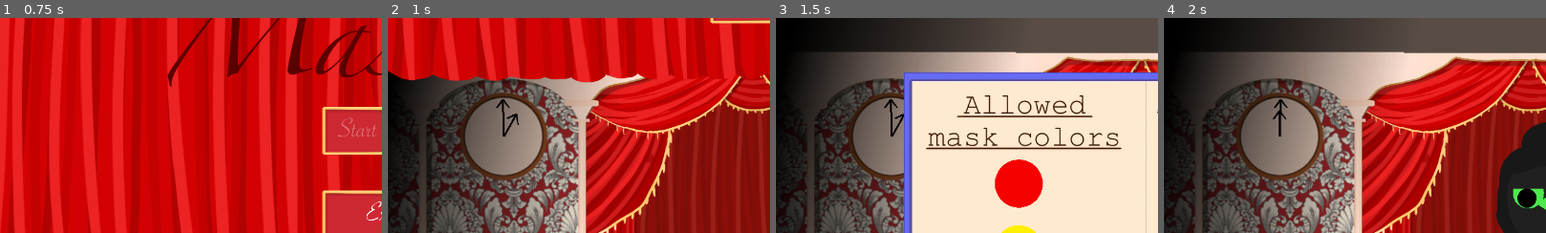
Above: before the commit, frames 1-4 (left to right).
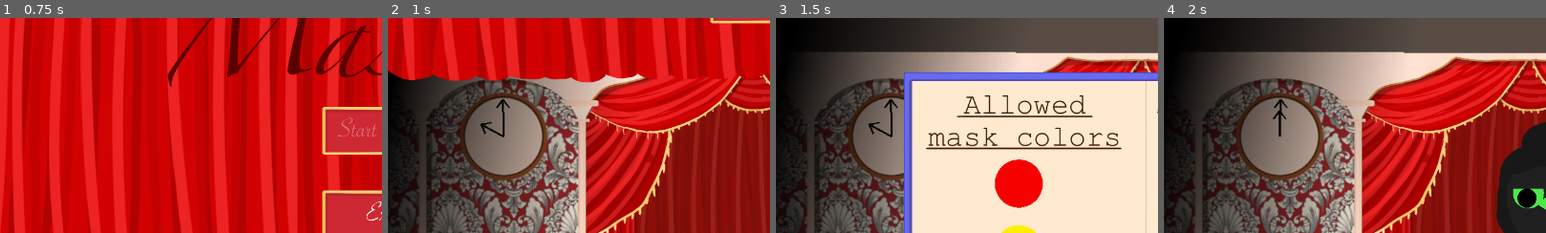
Above: after the commit, the same moments.

Repository: Cax36940/Global-Game-Jam-2026
Game: Godot game, scene res://main.tscn
The game is run twice, just before and just after one commit, with the same random seed, the same clock (stepped at 60 frames per second) and the same inputs.
Inputs (mouse positions are % of the whole screen's width and height, from its top left):
- Up to frame 1 (0.75 s): click (50, 61) at 0.5 s
- Up to frame 2 (1 s): no input
- Up to frame 3 (1.5 s): move the mouse to (30, 90) at 1.27 s; hold Right (ui_right) from 1.28 s (still down); hold Space (any) from 1.28 s (still down); click (30, 90) at 1.42 s
- Up to frame 4 (2 s): keep holding Right (ui_right); keep holding Space (any)
The pictures show only the part of the screen within x 0-50%, y 2-52%; the shares and areas given below are measured in that part.

Frame 1 is identical in both runs. In frame 2, 0.2% of the frame differs, in the area x 24-35%, y 44-56%; in frame 3, 0.2%; in frame 4, nothing differs.

Commit message:
add score

Diff:
--- a/Clock/clock.gd
+++ b/Clock/clock.gd
@@ -1,7 +1,7 @@
 extends Node2D
 
 
-const GAME_DURATION : int = 60
+const GAME_DURATION : int = 600
 
 # Called when the node enters the scene tree for the first time.
 func _ready() -> void:
--- a/GUI/GameOver/game_over.gd
+++ b/GUI/GameOver/game_over.gd
@@ -1,4 +1,10 @@
 extends MenuScreen
+
+func set_score():
+	$Score.text = "Score : " + str(Global.Score)
+
+func _ready():
+	SignalBus.gameover.connect(set_score)
 
 func _on_exit_button_pressed():
 	SignalBus.exit_game.emit()
--- a/GUI/GameOver/game_over.tscn
+++ b/GUI/GameOver/game_over.tscn
@@ -9,6 +9,7 @@
 [ext_resource type="Texture2D" uid="uid://s717sd3dp78a" path="res://Assets/MenuButtons/MenuButton (11).png" id="7_sec8f"]
 [ext_resource type="Texture2D" uid="uid://dq2o20vtqv1gc" path="res://Assets/MenuButtons/MenuButton (7).png" id="8_5gd6s"]
 [ext_resource type="Texture2D" uid="uid://com6e5xq8oyv4" path="res://Assets/MenuButtons/MenuButton (9).png" id="9_iy0bd"]
+[ext_resource type="FontFile" uid="uid://bxhloq27kuauu" path="res://Assets/Starlight Romance.ttf" id="10_8dgp8"]
 
 [sub_resource type="Animation" id="Animation_efxa6"]
 length = 0.001
@@ -98,7 +99,7 @@
 libraries/ = SubResource("AnimationLibrary_yyuv5")
 
 [node name="GameOver" type="Sprite2D" parent="." unique_id=73964007]
-position = Vector2(637, 231)
+position = Vector2(646, 145)
 scale = Vector2(1.445, 1.445)
 texture = ExtResource("3_hdmvo")
 
@@ -124,5 +125,16 @@
 texture_pressed = ExtResource("8_5gd6s")
 texture_hover = ExtResource("9_iy0bd")
 
+[node name="Score" type="Label" parent="." unique_id=1435208489]
+layout_mode = 0
+offset_left = 431.0
+offset_top = 230.0
+offset_right = 837.0
+offset_bottom = 375.0
+theme_override_fonts/font = ExtResource("10_8dgp8")
+theme_override_font_sizes/font_size = 120
+text = "Score : "
+horizontal_alignment = 1
+
 [connection signal="pressed" from="Main Menu" to="." method="_on_main_menu_pressed"]
 [connection signal="pressed" from="Exit" to="." method="_on_exit_pressed"]
--- a/signal_bus.gd
+++ b/signal_bus.gd
@@ -77,6 +77,10 @@
 
 @warning_ignore('unused_signal')
 signal start_guest()
+
+
+@warning_ignore('unused_signal')
+signal set_score(value : int)
 #player
 #_ready
 #epee.signal_name.connect(signal_handler)
Binary file added: Assets/Starlight Romance.ttf
Not shown, added: Assets/Starlight Romance.ttf.import
